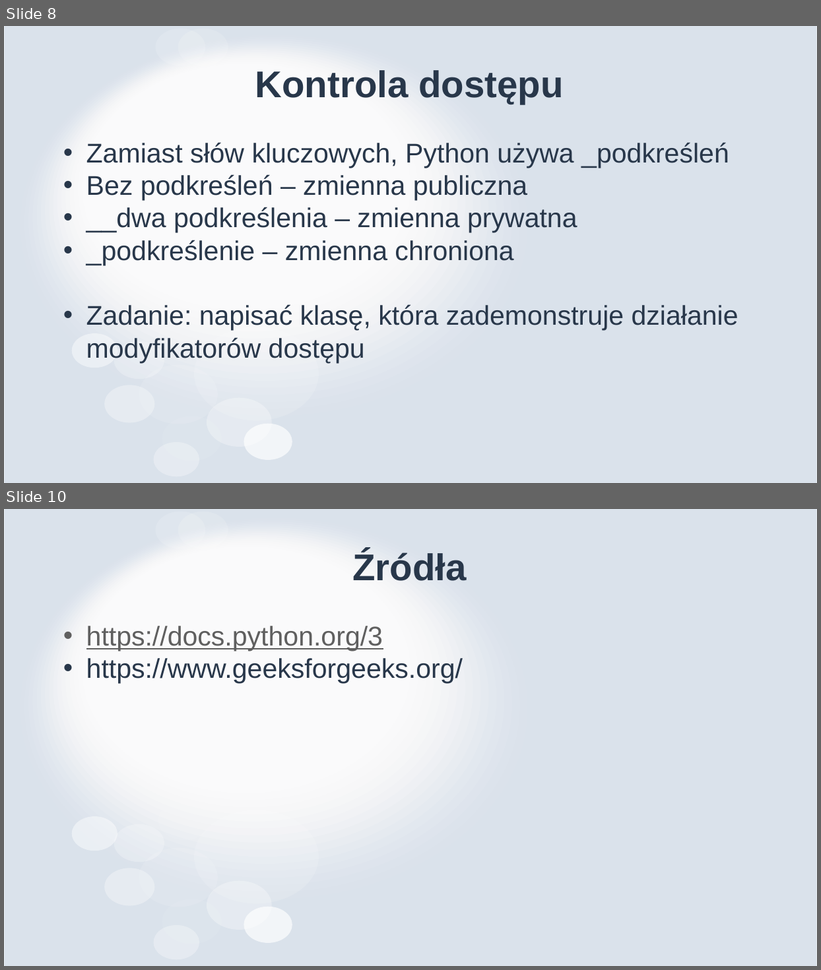
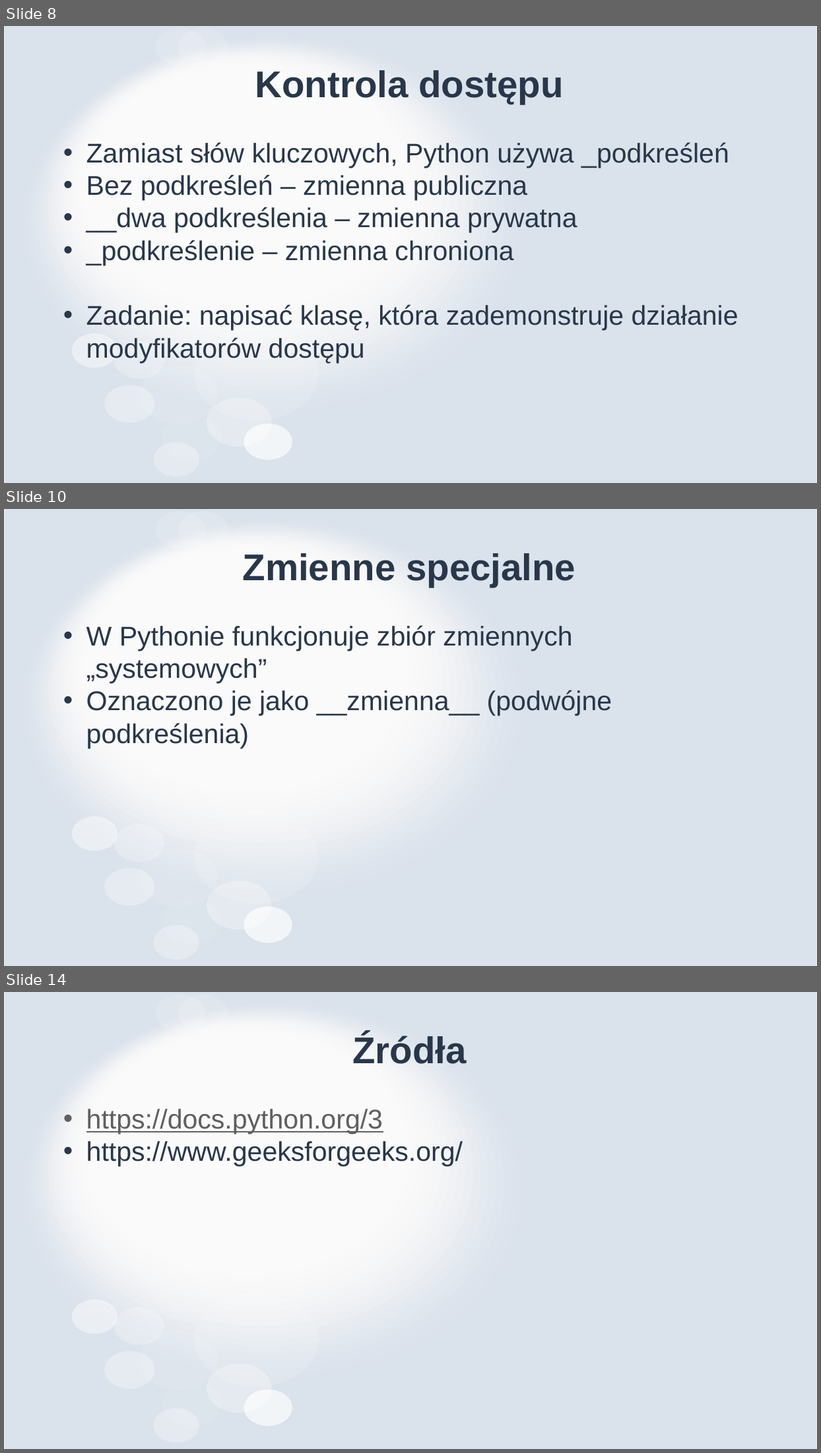
Before and after one commit to MikoStoro/ETI_Academy_python, a slide deck: Objects/Objects.pptx. Shown one above the other, each under a label of ours: slides 8 and 10 before the commit, slides 8, 10 and 14 after it; the slides between them are not shown. The pictures are 821x970 and 821x1453 pixels, drawn with LibreOffice and Linux fonts; fonts in the diff are those of the drawing. Boxes give left, top, right and bottom in pixels: in the first picture for what was removed or moved away, otherwise in the second. Text is boxed around its words. In the diff, an @@ line names an element or a change of style, - is before the commit and + after.

```diff
--- a/Objects/Objects.pptx
+++ b/Objects/Objects.pptx
@@ slide 10 added at box(4, 509, 817, 966), background #FFFFFF; not listed: 31 template elements that a slide beside it also shows @@
@@ title added at box(243, 553, 576, 587), 44 pt, text #28374A, bold @@
+Zmienne specjalne
@@ text added at box(86, 625, 612, 749), 32 pt, text #28374A @@
+• W Pythonie funkcjonuje zbiór zmiennych „systemowych”
+• Oznaczono je jako __zmienna__ (podwójne podkreślenia)
@@ what was slide 10 is now slide 14 @@
```
Also in this commit, not shown: 2 slides changed, 3 other slides added, 3 other files.
